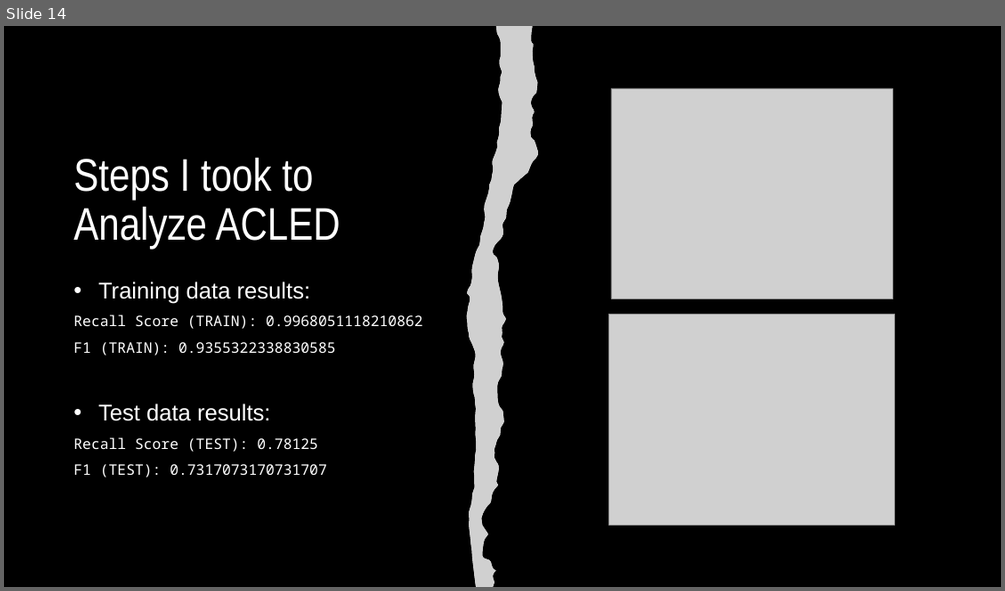
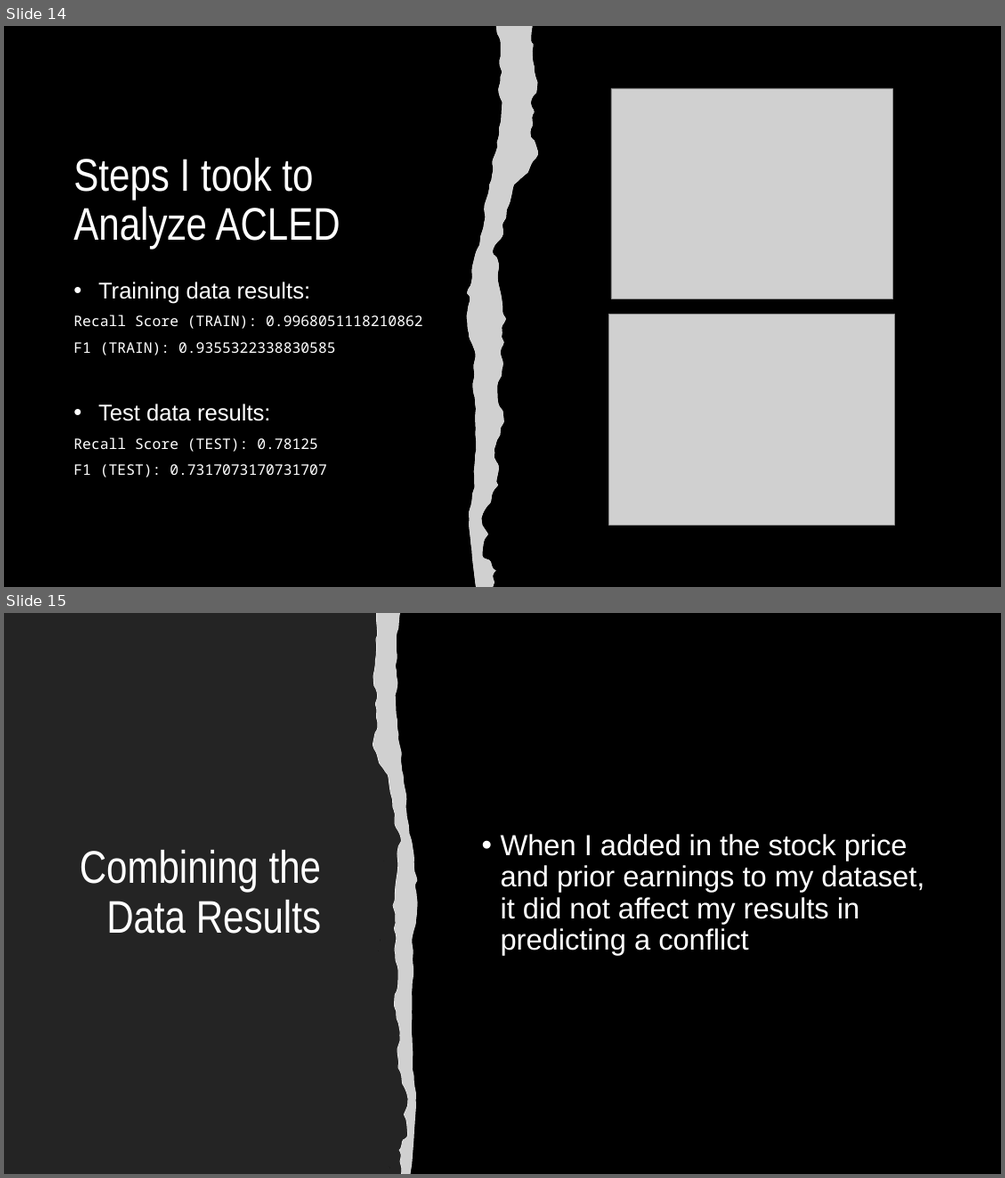
Before and after one commit to fs247/CSI777_Final_Project, a slide deck: CSI777_Final Presentation.pptx. Shown one above the other, each under a label of ours: slide 14 before the commit, slides 14 and 15 after it. The pictures are 1005x591 and 1005x1178 pixels, drawn with LibreOffice and Linux fonts; fonts in the diff are those of the drawing; grey boxes stand for pictures. Boxes give left, top, right and bottom in pixels: in the first picture for what was removed or moved away, otherwise in the second. Text is boxed around its words. In the diff, an @@ line names an element or a change of style, - is before the commit and + after.

```diff
--- a/CSI777_Final Presentation.pptx
+++ b/CSI777_Final Presentation.pptx
@@ slide 15 added at (4,613,1001,1174), background #000000 @@
@@ freeform shape added at (4,613,418,1174), fill #FFFFFF at 14% opacity @@
@@ freeform shape added at (373,613,417,1174), fill #FFFFFF @@
@@ picture added at (373,613,417,1174) @@
@@ title added at (80,849,322,933), 44 pt, text #FFFFFF @@
+Combining the Data Results
@@ text added at (501,834,924,955), 28 pt, text #FFFFFF @@
+• When I added in the stock price and prior earnings to my dataset, it did not affect my results in predicting a conflict
```
Also in this commit, not shown: 6 other slides added.
